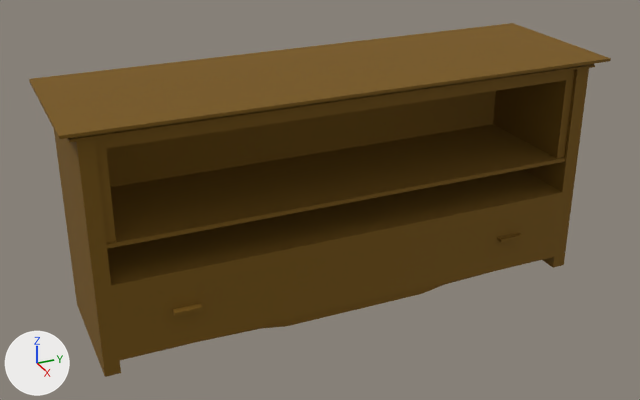
Renders of the FBX model Ripple Effect/Assets/Resources/Models/RoomModels/RE_RBedFTable.FBX from each side of a commit.
Camera for both pictures: a camera (50 mm lens) standing at (3.85, -1.79, 2.45) and looking at (0.01, -0.06, 0.53). Every picture has the same lights, and +X, +Y and +Z are marked at lower left. Where no turn or scale is listed for an object, it has been applied to the vertices.

The older version as bpy lines, for what is in view:
```python
mat_wood = principled_material('Wood')
mat_wood.base_color = (0.184, 0.0902, 0.0)  # dark yellow #775500
mat_wood.roughness = 0.859
me_mesh = bpy.data.meshes.new('Mesh')
me_mesh.from_pydata(...)  # 120 vertices, 172 faces; spans x -0.42..0.42, y -1.38..1.38, z 0.01..1.23
# faces by material slot: [152, 20]
me_mesh.materials.append(mat_wood)  # dark yellow #775500
me_mesh.materials.append(mat_kitchencountermat)  # dark yellow #775500
ob_re_rbedftable = bpy.data.objects.new('RE_RBedFTable', me_mesh)
ob_re_rbedftable.location = (0.0, 0.0, 0.0)
```
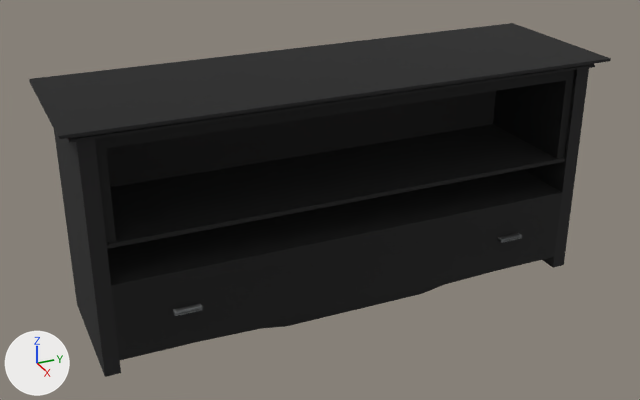
Where the change shows, as pixel boxes [x1, y1, x2, y2] in the pictures (640 x 400 px):
'RE_RBedFTable', surface changed (brown to black)
    both: [29, 23, 611, 377]

Diff of the bpy script that builds the scene:
```diff
--- a/Ripple Effect/Assets/Resources/Models/RoomModels/RE_RBedFTable.FBX.py
+++ b/Ripple Effect/Assets/Resources/Models/RoomModels/RE_RBedFTable.FBX.py
@@ img_albedo_wood_png @@
+img_albedo_wood_png = load_image('Albedo_Wood.png', '_unpacked/Albedo_Wood.png', 1024, 1024, 'sRGB')
@@ mat_wood @@
 mat_wood = principled_material('Wood')
-mat_wood.base_color = (0.184, 0.0902, 0.0)  # dark yellow #775500
+mat_wood.texture = img_albedo_wood_png  # with its transparency
 mat_wood.roughness = 0.859
```
